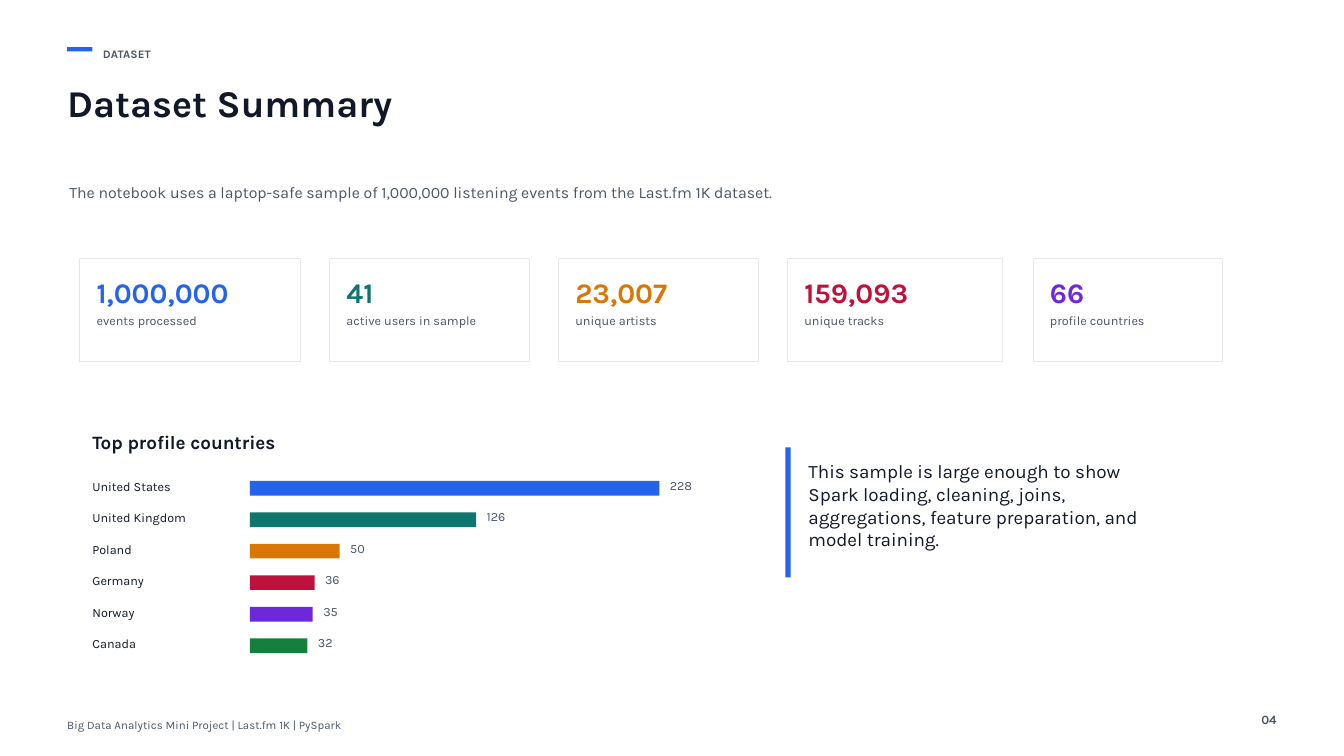
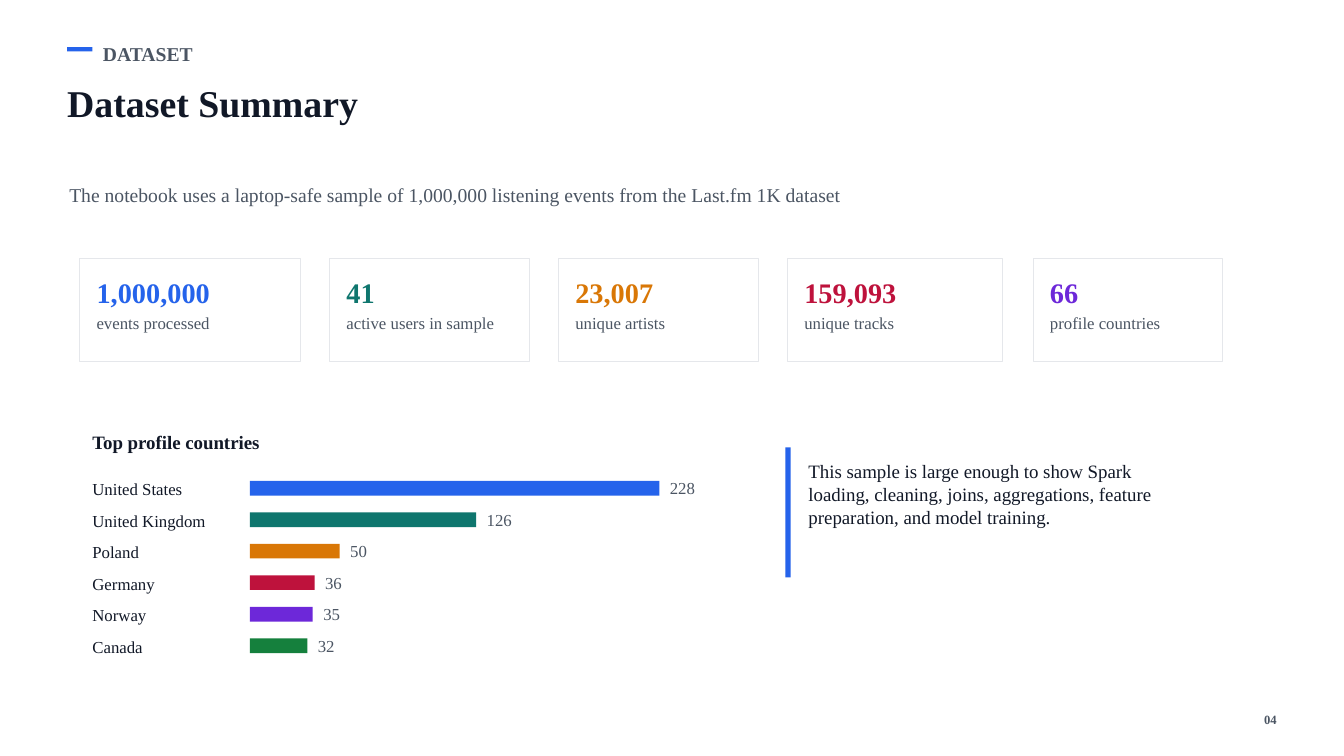
Before and after one commit to SSDharmawansa/music-recommendation-pyspark, a slide deck: slide 4 of Music_BigData_Assignment_Presentation.pptx. Drawn at 1344x756 pixels with LibreOffice and Linux fonts; fonts in the diff are those of the drawing. Boxes give left, top, right and bottom in pixels: in the first picture for what was removed or moved away, otherwise in the second. Text is boxed around its words. In the diff, an @@ line names an element or a change of style, - is before the commit and + after.

Commit message:
Add PDF and update presentation PPTX
Add exported PDF of the Music_BigData_Assignment presentation and update the PPTX. Binary changes include a new Music_BigData_Assignment_Presentation.pdf, a modified Music_BigData_Assignment_Presentation.pptx, and an added Office temp file (~$Music_BigData_Assignment_Presentation.pptx). Consider removing the temporary file or adding it to .gitignore.

```diff
--- a/Music_BigData_Assignment_Presentation.pptx
+++ b/Music_BigData_Assignment_Presentation.pptx
@@ text "DATASET" at [103, 48, 193, 61]: size 8.2 to 14 pt, font Karla to Times New Roman @@
@@ text at [69, 188, 840, 206]: text changed; size 11.2 to 14 pt; font Karla to Times New Roman @@
-The notebook uses a laptop-safe sample of 1,000,000 listening events from the Last.fm 1K dataset.
+The notebook uses a laptop-safe sample of 1,000,000 listening events from the Last.fm 1K dataset
@@ size 9 to 12 pt, font Karla to Times New Roman in 17 elements at [97, 317, 210, 333], [346, 317, 493, 333], [575, 318, 665, 333], [804, 317, 894, 333], [1050, 317, 1160, 333], [92, 483, 182, 495], [670, 483, 695, 494], [92, 515, 205, 531], [487, 515, 512, 526], [92, 546, 139, 558], [350, 546, 367, 557], [92, 579, 154, 594], [325, 578, 342, 589], [92, 610, 146, 625], [323, 609, 340, 620], [92, 641, 142, 653], [318, 641, 335, 652] @@
@@ font Karla to Times New Roman in 9 elements at [67, 92, 358, 125], [97, 284, 210, 307], [346, 284, 374, 303], [575, 284, 653, 308], [804, 284, 896, 308], [1050, 284, 1078, 304], [92, 435, 259, 453], [808, 465, 1151, 528], [1264, 715, 1277, 724] @@
@@ text removed at [67, 721, 342, 732] @@
-Big Data Analytics Mini Project | Last.fm 1K | PySpark
```
Also in this commit, not shown: 9 other slides changed, 2 other files.
